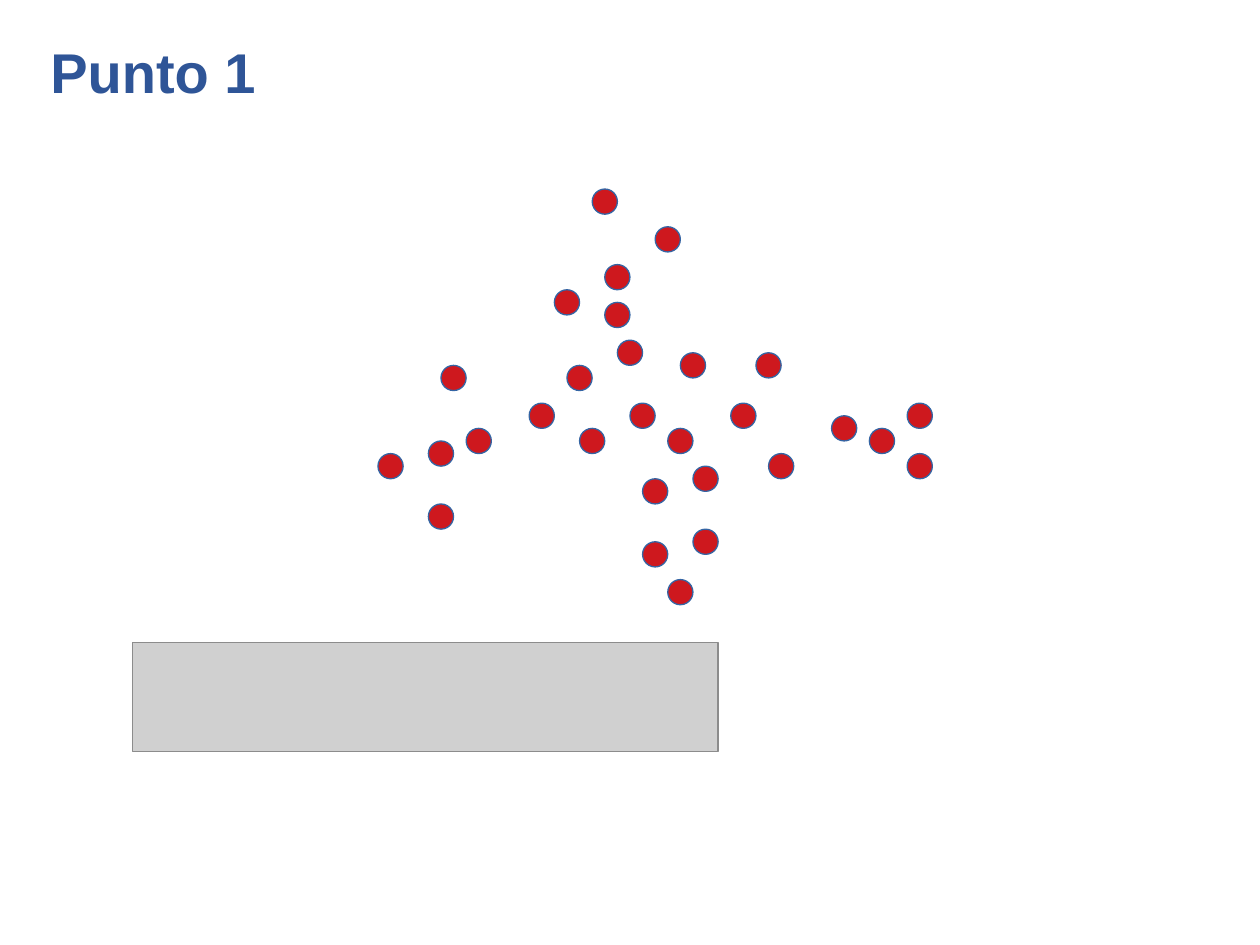
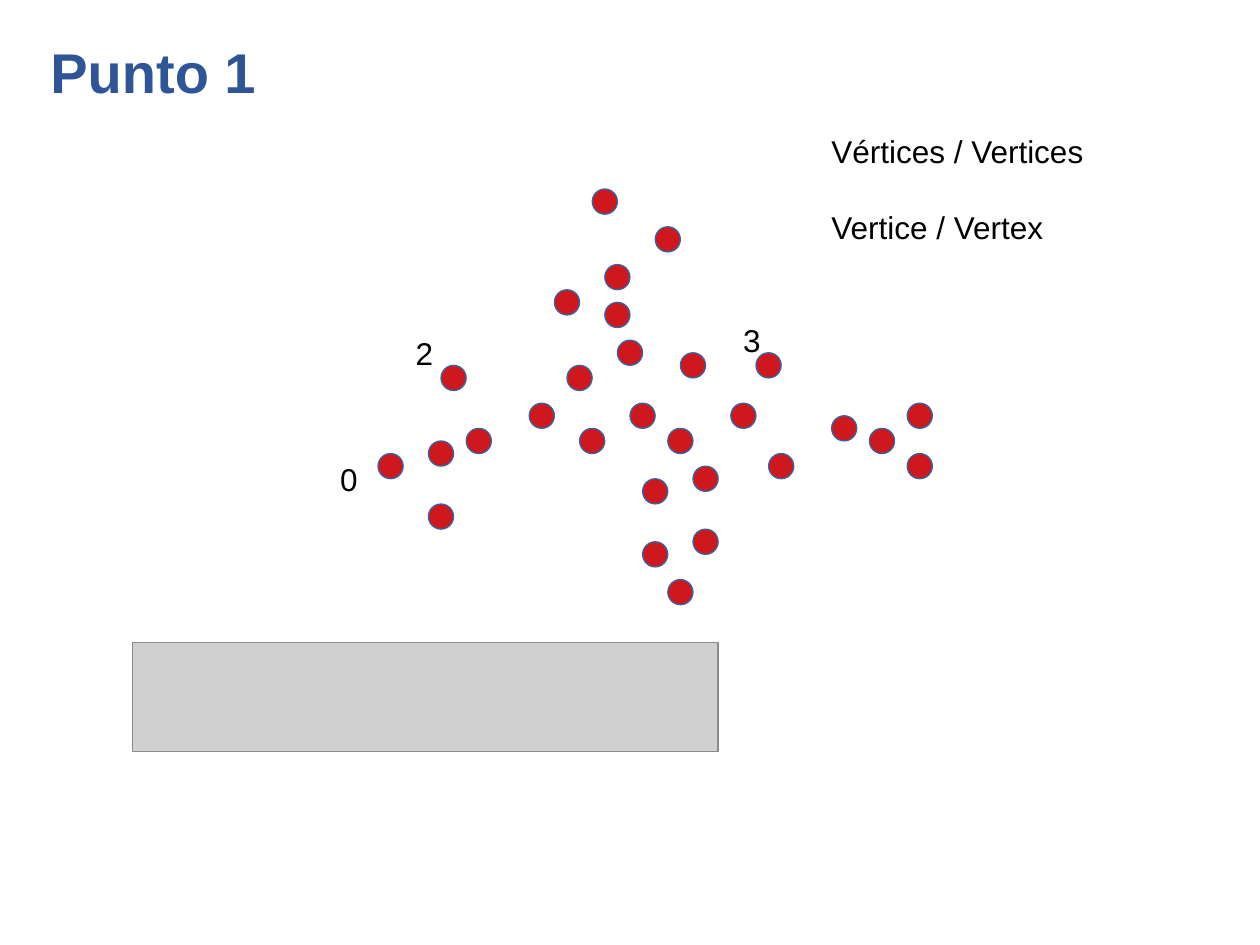
Before and after one commit to mauriciotoro/ST0245-Eafit, a slide deck: slide 4 of talleres/taller11/diapositivas/ED1-TallerS11-Implementacion-Grafos.pptx. Drawn at 1260x945 pixels with LibreOffice and Linux fonts; fonts in the diff are those of the drawing; grey boxes stand for pictures; background and template pictures are left out. Boxes give left, top, right and bottom in pixels: in the first picture for what was removed or moved away, otherwise in the second. Text is boxed around its words. In the diff, an @@ line names an element or a change of style, - is before the commit and + after.

```diff
--- a/talleres/taller11/diapositivas/ED1-TallerS11-Implementacion-Grafos.pptx
+++ b/talleres/taller11/diapositivas/ED1-TallerS11-Implementacion-Grafos.pptx
@@ text added at box(831, 139, 1083, 240), 18 pt, text #000000 @@
+Vértices / Vertices
+Vertice / Vertex
@@ text added at box(416, 343, 434, 365), 18 pt, text #000000 @@
+2
@@ text added at box(743, 330, 761, 358), 18 pt, text #000000 @@
+3
@@ ellipse at box(756, 353, 781, 378): outline #3465A4 0.75 pt to #3465A4 0.74 pt @@
@@ text added at box(340, 469, 358, 492), 18 pt, text #000000 @@
+0
```
Also in this commit, not shown: 4 other slides changed, 49 other files.
